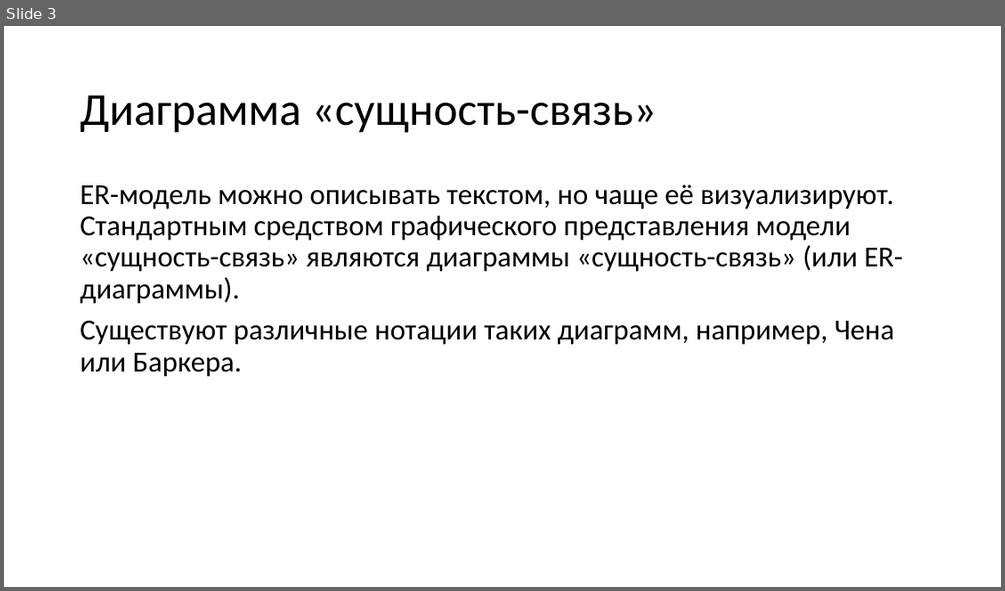
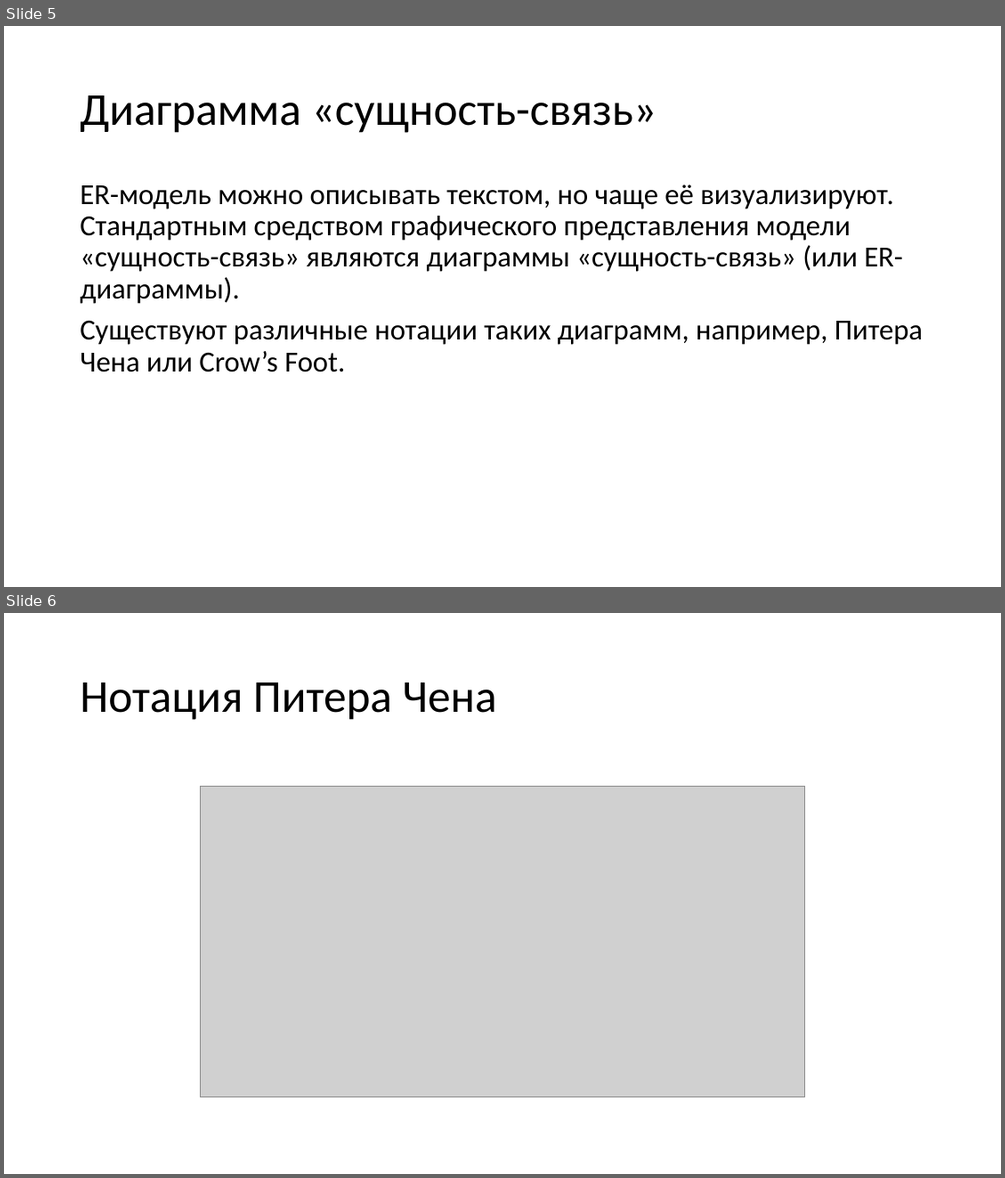
Before and after one commit to avdosev/DataBasePresentations, a slide deck: Модель сущность связь/Презентация.pptx. Shown one above the other, each under a label of ours: slide 3 before the commit, slides 5 and 6 after it. The pictures are 1005x591 and 1005x1178 pixels, drawn with LibreOffice and Linux fonts; fonts in the diff are those of the drawing; grey boxes stand for pictures. Boxes give left, top, right and bottom in pixels: in the first picture for what was removed or moved away, otherwise in the second. Text is boxed around its words. In the diff, an @@ line names an element or a change of style, - is before the commit and + after.

```diff
--- a/Модель сущность связь/Презентация.pptx
+++ b/Модель сущность связь/Презентация.pptx
@@ slide 6 added at (4,613,1001,1174), background #FFFFFF @@
@@ title added at (80,682,497,720), 44 pt, text #000000 @@
+Нотация Питера Чена
@@ picture added at (200,786,805,1097) @@
@@ what was slide 3 is now slide 5 @@
@@ slide 5 changed as well @@
@@ text at (80,320,922,372): text changed @@
-Существуют различные нотации таких диаграмм, например, Чена или Баркера.
+Существуют различные нотации таких диаграмм, например, Питера Чена или Crow’s Foot.
```
Also in this commit, not shown: 2 other slides changed, 5 other slides added, 2 slides removed.
